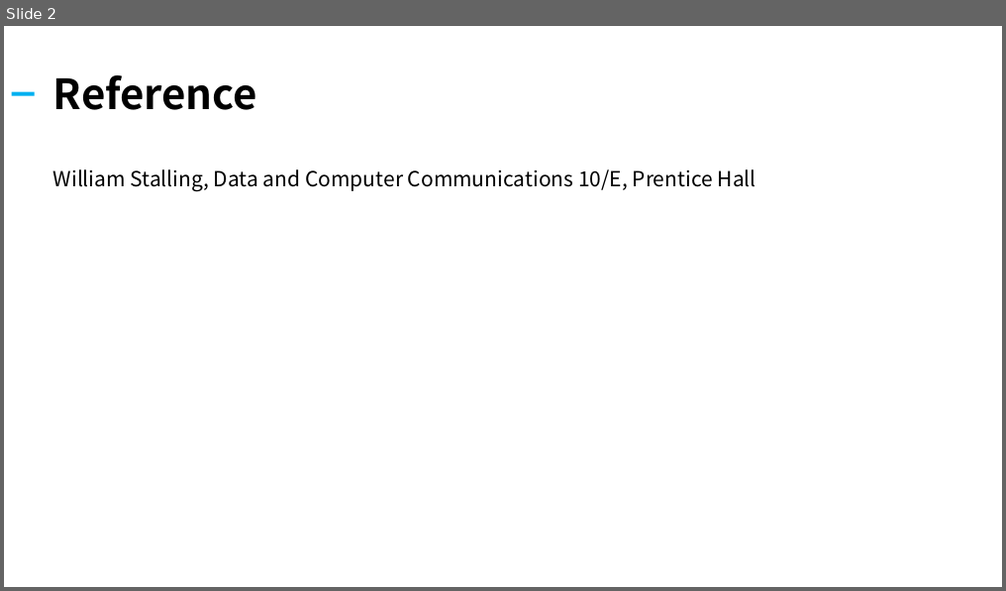
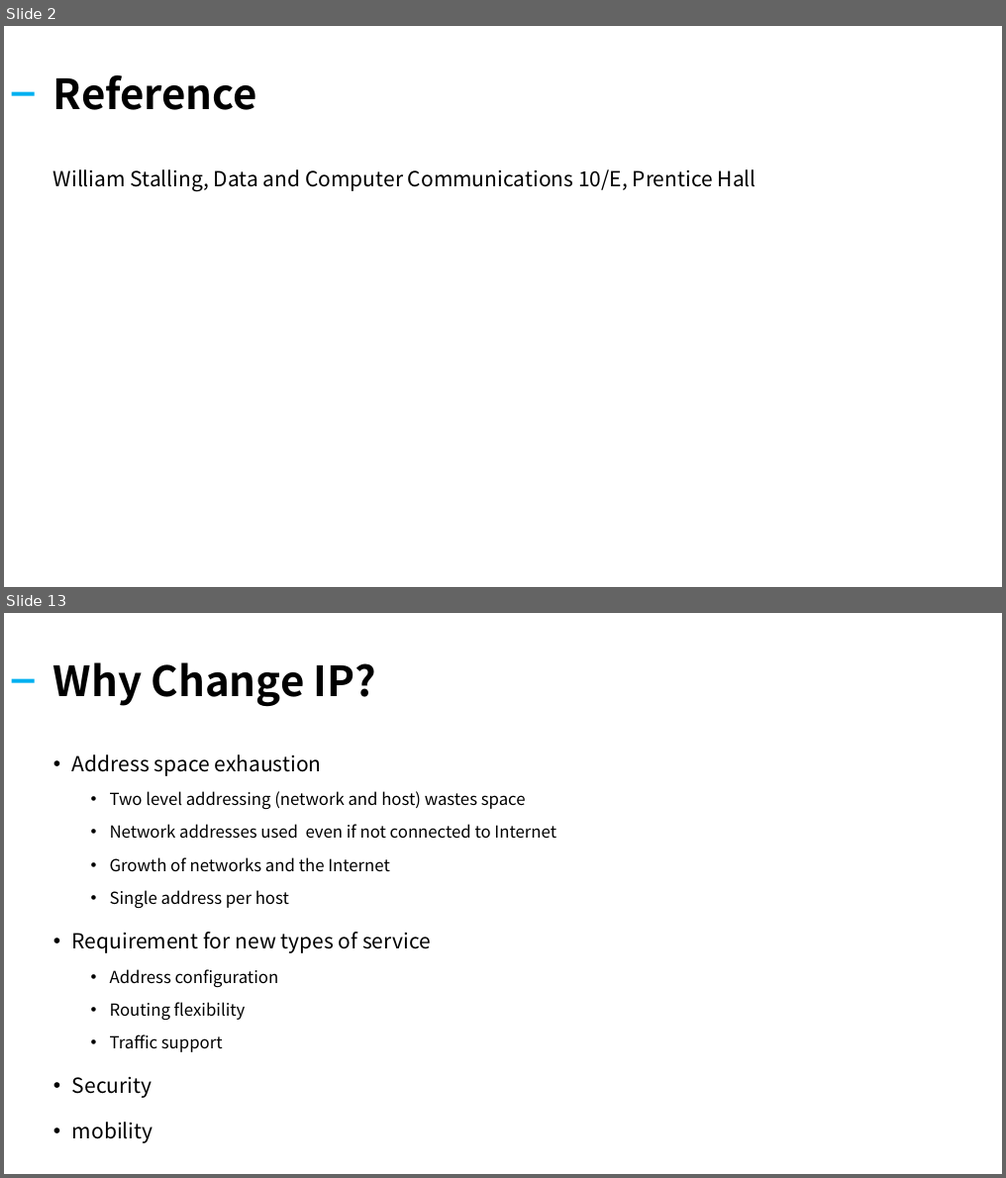
Before and after one commit to kiku99/AWS, a slide deck: Network/05. Network Internet Protocol (2).pptx. Shown one above the other, each under a label of ours: slide 2 before the commit, slides 2 and 13 after it; the slides between them are not shown. The pictures are 1006x591 and 1006x1178 pixels, drawn with LibreOffice and Linux fonts; fonts in the diff are those of the drawing. Boxes give left, top, right and bottom in pixels: in the first picture for what was removed or moved away, otherwise in the second. Text is boxed around its words. In the diff, an @@ line names an element or a change of style, - is before the commit and + after.

Commit message:
add : network internet protocol (2)

```diff
--- a/Network/05. Network Internet Protocol (2).pptx
+++ b/Network/05. Network Internet Protocol (2).pptx
@@ slide 13 added at <box>4,613,1002,1174</box>, background #FFFFFF @@
@@ title added at <box>54,663,376,707</box>, 40 pt, text #000000, bold @@
+Why Change IP?
@@ rectangle added at <box>12,679,35,682</box>, fill #00B0F0 @@
@@ text added at <box>72,755,556,1144</box>, 16 pt, text #000000 @@
+• Address space exhaustion
+  • Two level addressing (network and host) wastes space
+  • Network addresses used even if not connected to Internet
+  • Growth of networks and the Internet
+  • Single address per host
+• Requirement for new types of service
+  • Address configuration
+  • Routing flexibility
+  • Traffic support
+• Security
+• mobility
```
Also in this commit, not shown: 1 slide changed, 22 other slides added, 16 slides removed, 1 other file.
